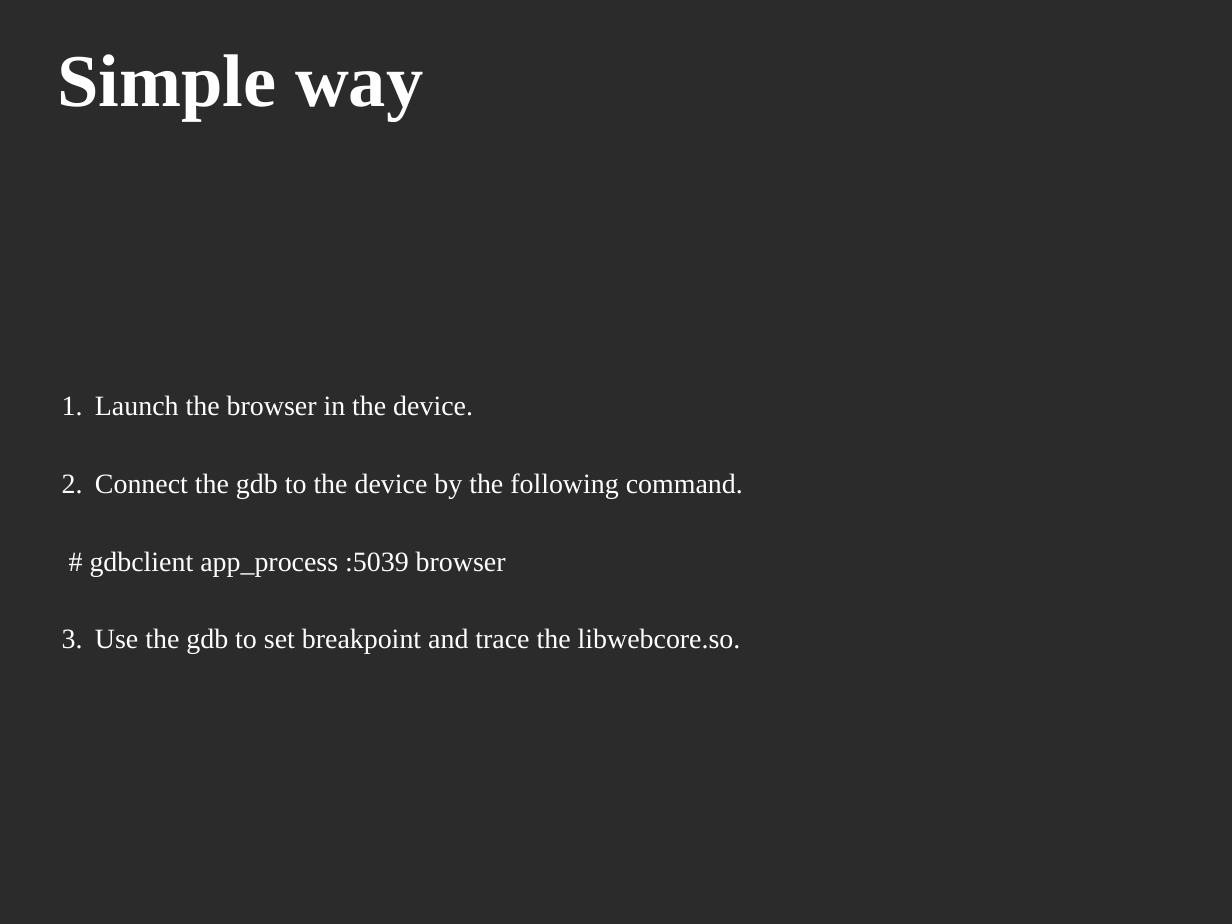
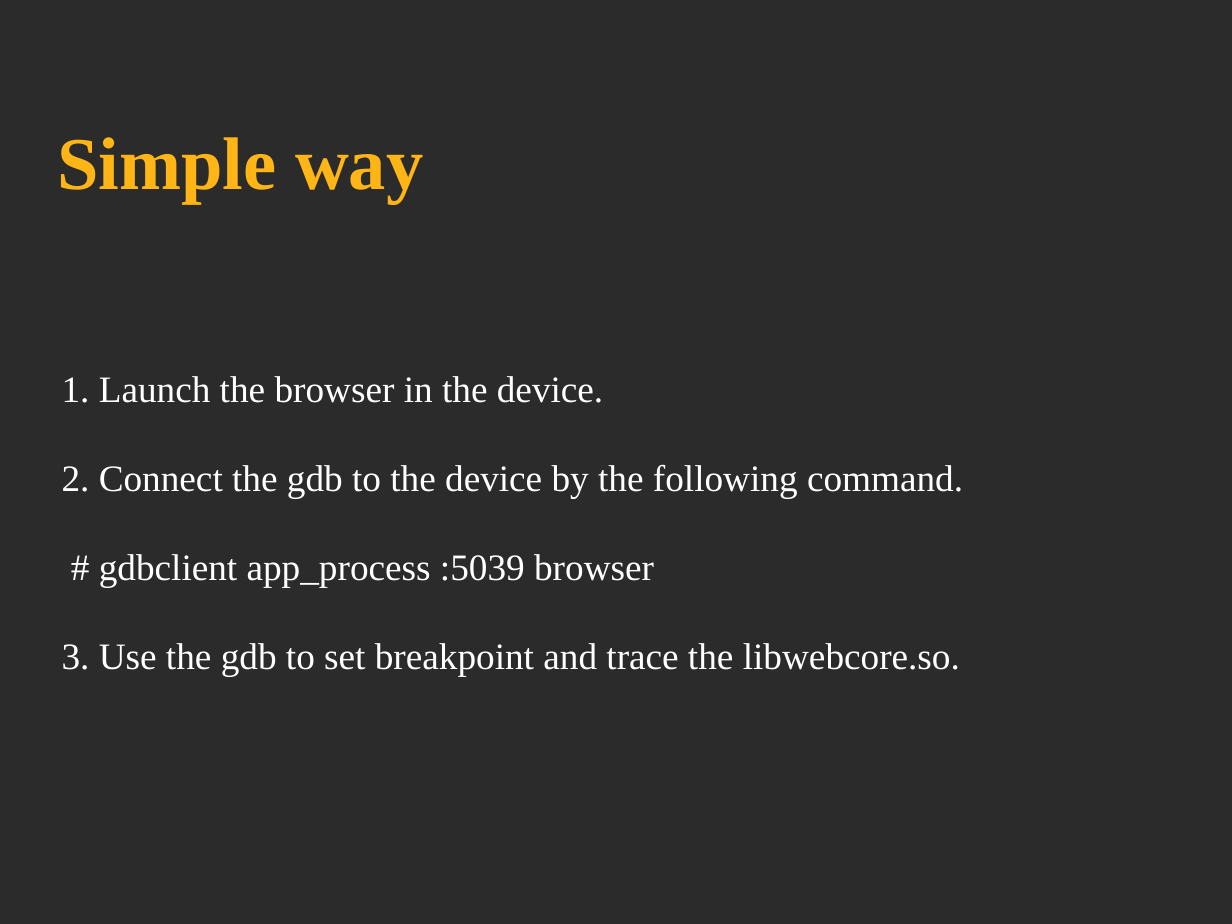
Before and after one commit to tsaicw/android_native_coding, a slide deck: slide 5 of debug_native_code_by_gdb.odp (slide 4 before the commit). Drawn at 1232x924 pixels with LibreOffice and Linux fonts; fonts in the diff are those of the drawing; background and template pictures are left out; a plain dark background stands for a picture behind light text. Boxes give left, top, right and bottom in pixels: in the first picture for what was removed or moved away, otherwise in the second. Text is boxed around its words. In the diff, an @@ line names an element or a change of style, - is before the commit and + after.

Commit message:
Modify the theme and font size of the presentation.

```diff
--- a/debug_native_code_by_gdb.odp
+++ b/debug_native_code_by_gdb.odp
@@ title "Simple way": place and size @@
-title "Simple way" at [57, 54, 423, 121]
+title "Simple way" at [57, 137, 423, 203]
@@ title "Simple way" at [57, 137, 423, 203]: text colour #FFFFFF to #FFB515 @@
@@ subtitle "Launch the browser in the ..." at [99, 376, 963, 676]: size 18 to 24 pt @@
```
Also in this commit, not shown: 7 other slides changed, 3 slides added.
